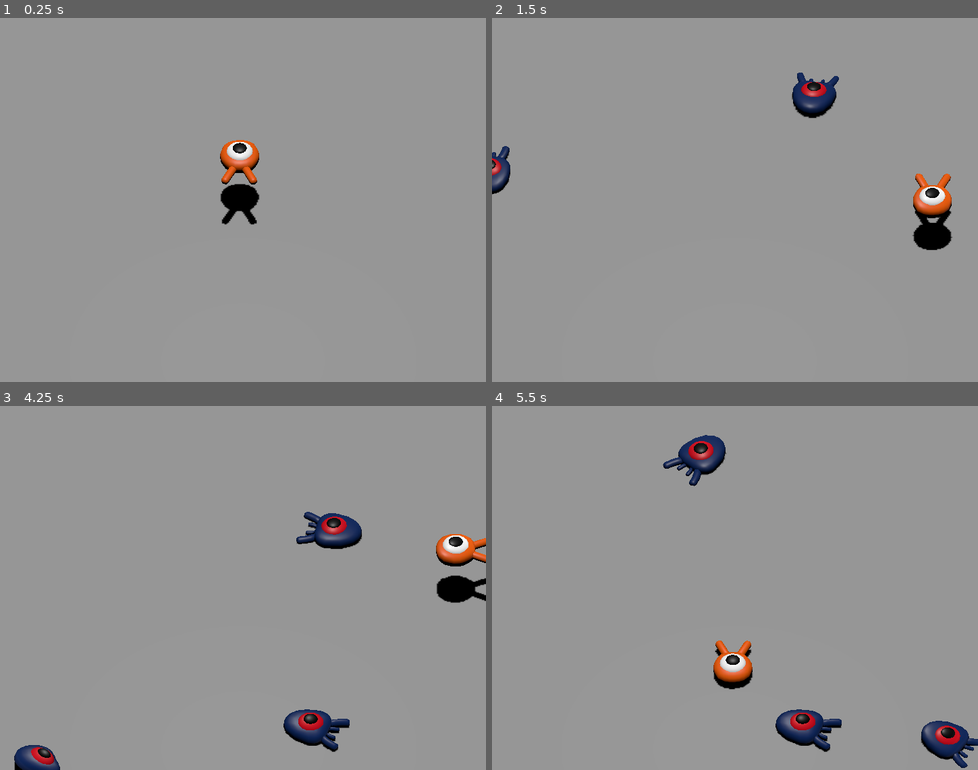
Above: before the commit, frames 1-4 (two rows, left to right).
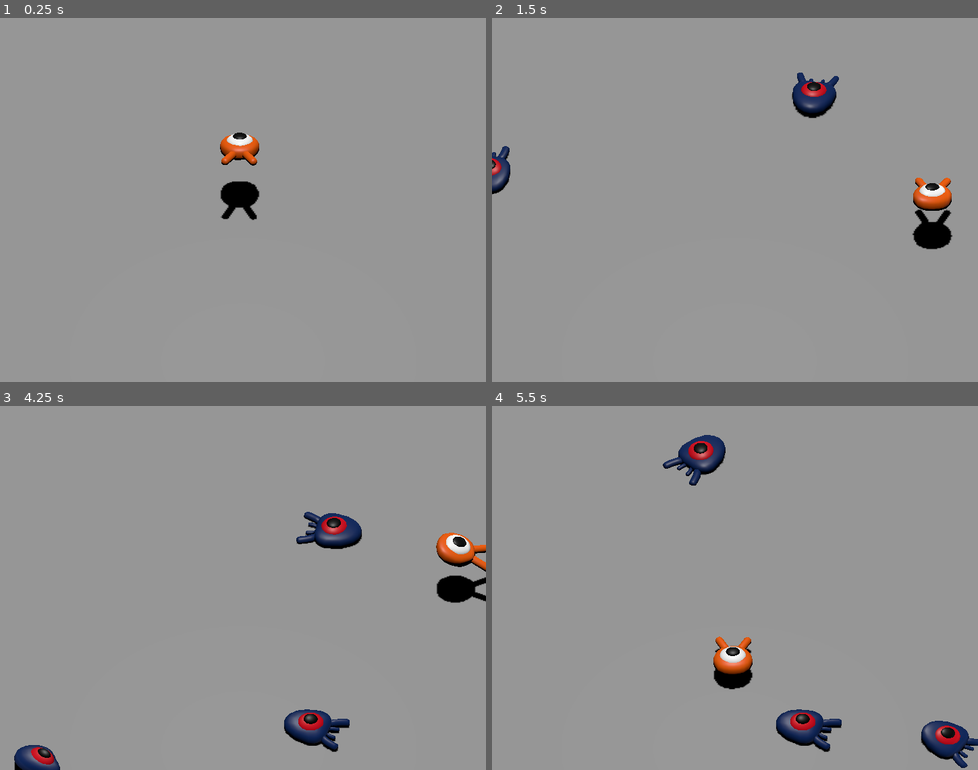
Above: after the commit, the same moments.

Repository: Roujon2/ProtoRat
Game: Godot game, scene res://scenes/main.tscn
Two runs of this game, one before a commit and one after it. Both use one fixed random seed, a clock stepped at 60 frames per second and the inputs below.
Inputs:
- Up to frame 1 (0.25 s): no input
- Up to frame 2 (1.5 s): hold Right (move_right) 0.53-1.28 s; tap Space (jump) at 0.6, 0.77, 1.07, 1.35 s; hold Down (move_back) from 1.28 s (still down)
- Up to frame 3 (4.25 s): tap Space (jump) at 1.52, 1.82, 2.1, 2.85, 3.02, 3.32, 3.6, 3.77, 4.07 s; release Down (move_back) at 2.03 s; hold Right (move_right) 2.03-2.78 s; hold Up (move_forward) 2.78-3.53 s; hold Left (move_left) from 3.53 s (still down)
- Up to frame 4 (5.5 s): tap Space (jump) at 4.35, 4.52, 4.82, 5.1 s; release Left (move_left) at 5.03 s; hold Down (move_back) from 5.03 s (still down)

The runs differ from the first frame. In frame 1, 1.1% of the frame differs, in the area x 45-54%, y 31-57%; in frame 2, 0.7%; in frame 3, 0.5%; in frame 4, 0.8%.

Commit message:
👽 animating potatoes

Diff:
--- a/scenes/mob.tscn
+++ b/scenes/mob.tscn
@@ -16,10 +16,10 @@
 [node name="Character" parent="Pivot" instance=ExtResource("2_ubaqv")]
 
 [node name="CollisionShape3D" type="CollisionShape3D" parent="."]
-transform = Transform3D(1, 0, 0, 0, 1, 0, 0, 0, 1, -0.056, 0.3327374, -0.017)
+transform = Transform3D(1, 0, 0, 0, 1, 0, 0, 0, 1, -0.056, 0.28881878, -0.017)
 shape = SubResource("BoxShape3D_p11y5")
 
 [node name="VisibleOnScreenNotifier3D" type="VisibleOnScreenNotifier3D" parent="."]
-aabb = AABB(-1.1360523, -0.9247732, -1.929885, 2.2721045, 1.8495464, 3.85977)
+aabb = AABB(-1.1360523, 1.2922101e-08, -1.929885, 2.2721045, 2, 3.85977)
 
 [connection signal="screen_exited" from="VisibleOnScreenNotifier3D" to="." method="_on_visible_on_screen_notifier_3d_screen_exited"]
--- a/scenes/rat.tscn
+++ b/scenes/rat.tscn
@@ -10,7 +10,70 @@
 height = 0.2055664
 radius = 1.0429688
 
+[sub_resource type="Animation" id="Animation_77a1s"]
+resource_name = "float"
+length = 1.2
+loop_mode = 1
+tracks/0/type = "value"
+tracks/0/imported = false
+tracks/0/enabled = true
+tracks/0/path = NodePath("Pivot/Character:position")
+tracks/0/interp = 1
+tracks/0/loop_wrap = true
+tracks/0/keys = {
+"times": PackedFloat32Array(0.3, 0.7, 1.2),
+"transitions": PackedFloat32Array(0.419, 2.06, 1),
+"update": 0,
+"values": [Vector3(0, 0, 0), Vector3(0, 0.65, 0), Vector3(0, 0.35, 0)]
+}
+tracks/1/type = "value"
+tracks/1/imported = false
+tracks/1/enabled = true
+tracks/1/path = NodePath("Pivot/Character:rotation")
+tracks/1/interp = 1
+tracks/1/loop_wrap = true
+tracks/1/keys = {
+"times": PackedFloat32Array(0.1, 0.5030635, 1.2),
+"transitions": PackedFloat32Array(0.419, 2.06, 1),
+"update": 0,
+"values": [Vector3(0, 0, 0), Vector3(0.13962634, 0, 0), Vector3(-0.15707964, 0, 0)]
+}
+
+[sub_resource type="Animation" id="Animation_acf8p"]
+length = 0.001
+tracks/0/type = "value"
+tracks/0/imported = false
+tracks/0/enabled = true
+tracks/0/path = NodePath("Pivot/Character:position")
+tracks/0/interp = 1
+tracks/0/loop_wrap = true
+tracks/0/keys = {
+"times": PackedFloat32Array(0),
+"transitions": PackedFloat32Array(1),
+"update": 0,
+"values": [Vector3(0, 0, 0)]
+}
+tracks/1/type = "value"
+tracks/1/imported = false
+tracks/1/enabled = true
+tracks/1/path = NodePath("Pivot/Character:rotation")
+tracks/1/interp = 1
+tracks/1/loop_wrap = true
+tracks/1/keys = {
+"times": PackedFloat32Array(0),
+"transitions": PackedFloat32Array(1),
+"update": 0,
+"values": [Vector3(0, 0, 0)]
+}
+
+[sub_resource type="AnimationLibrary" id="AnimationLibrary_3csnj"]
+_data = {
+&"RESET": SubResource("Animation_acf8p"),
+&"float": SubResource("Animation_77a1s")
+}
+
 [node name="Player" type="CharacterBody3D"]
+transform = Transform3D(1, 0, 0, 0, 0.98768836, 0.15643448, 0, -0.15643448, 0.98768836, 0, 0.35, 0)
 collision_mask = 6
 script = ExtResource("1_77a1s")
 
@@ -32,4 +95,10 @@
 transform = Transform3D(1, 0, 0, 0, 1, 0, 0, 0, 1, 0, 0.6654868, 0)
 shape = SubResource("CylinderShape3D_77a1s")
 
+[node name="AnimationPlayer" type="AnimationPlayer" parent="."]
+libraries = {
+&"": SubResource("AnimationLibrary_3csnj")
+}
+autoplay = "float"
+
 [connection signal="body_entered" from="MobDetector" to="." method="_on_mob_detector_body_entered"]
--- a/scripts/rat.gd
+++ b/scripts/rat.gd
@@ -1,61 +1,64 @@
 extends CharacterBody3D
+
 signal hit
 
 # How fast the player moves in meters per second.
 @export var speed = 14
-# The downward acceleration when in the air, in meters per second squared.
+# The downward acceleration while in the air, in meters per second squared.
 @export var fall_acceleration = 75
 # Vertical impulse applied to the character upon jumping in meters per second.
 @export var jump_impulse = 20
-# Vertical impulse applied to the character upon bouncing over a mob in
-# meters per second.
+# Vertical impulse applied to the character upon bouncing over a mob
+# in meters per second.
 @export var bounce_impulse = 16
 
 var target_velocity = Vector3.ZERO
 
+
 func _physics_process(delta):
-	# We create a local variable to store the input direction.
+	# We create a local variable to store the input direction
 	var direction = Vector3.ZERO
 
-	# We check for each move input and update the direction accordingly.
+	# We check for each move input and update the direction accordingly
 	if Input.is_action_pressed("move_right"):
-		direction.x += 1
+		direction.x = direction.x + 1
 	if Input.is_action_pressed("move_left"):
-		direction.x -= 1
+		direction.x = direction.x - 1
 	if Input.is_action_pressed("move_back"):
 		# Notice how we are working with the vector's x and z axes.
 		# In 3D, the XZ plane is the ground plane.
-		direction.z += 1
+		direction.z = direction.z + 1
 	if Input.is_action_pressed("move_forward"):
-		direction.z -= 1
+		direction.z = direction.z - 1
 
+	# Prevent diagonal movement being very fast
 	if direction != Vector3.ZERO:
 		direction = direction.normalized()
 		# Setting the basis property will affect the rotation of the node.
 		$Pivot.basis = Basis.looking_at(direction)
+		$AnimationPlayer.speed_scale = 4
+	else:
+		$AnimationPlayer.speed_scale = 2
 
 	# Ground Velocity
 	target_velocity.x = direction.x * speed
 	target_velocity.z = direction.z * speed
 
 	# Vertical Velocity
-	if not is_on_floor(): # If in the air, fall towards the floor. Literally gravity
+	if not is_on_floor(): # If in the air, fall towards the floor
 		target_velocity.y = target_velocity.y - (fall_acceleration * delta)
 
-	# Jumping
+	# Jumping.
 	if is_on_floor() and Input.is_action_just_pressed("jump"):
 		target_velocity.y = jump_impulse
 
 	# Iterate through all collisions that occurred this frame
+	# in C this would be for(int i = 0; i < collisions.Count; i++)
 	for index in range(get_slide_collision_count()):
 		# We get one of the collisions with the player
 		var collision = get_slide_collision(index)
 
-		# If there are duplicate collisions with a mob in a single frame
-		# the mob will be deleted after the first collision, and a second call to
-		# get_collider will return null, leading to a null pointer when calling
-		# collision.get_collider().is_in_group("mob").
-		# This block of code prevents processing duplicate collisions.
+		# If the collision is with ground
 		if collision.get_collider() == null:
 			continue
 
@@ -63,7 +66,7 @@
 		if collision.get_collider().is_in_group("mob"):
 			var mob = collision.get_collider()
 			# we check that we are hitting it from above.
-			if Vector3.UP.dot(collision.get_normal()) > 0.8:
+			if Vector3.UP.dot(collision.get_normal()) > 0.1:
 				# If so, we squash it and bounce.
 				mob.squash()
 				target_velocity.y = bounce_impulse
@@ -74,10 +77,12 @@
 	velocity = target_velocity
 	move_and_slide()
 
+	$Pivot.rotation.x = PI / 6 * velocity.y / jump_impulse
+
+# And this function at the bottom.
 func die():
 	hit.emit()
 	queue_free()
 
-
-func _on_mob_detector_body_entered(body: Node3D) -> void:
+func _on_mob_detector_body_entered(body):
 	die()
Not shown: 1 places in scenes/rat.tscn that only renumber resources
